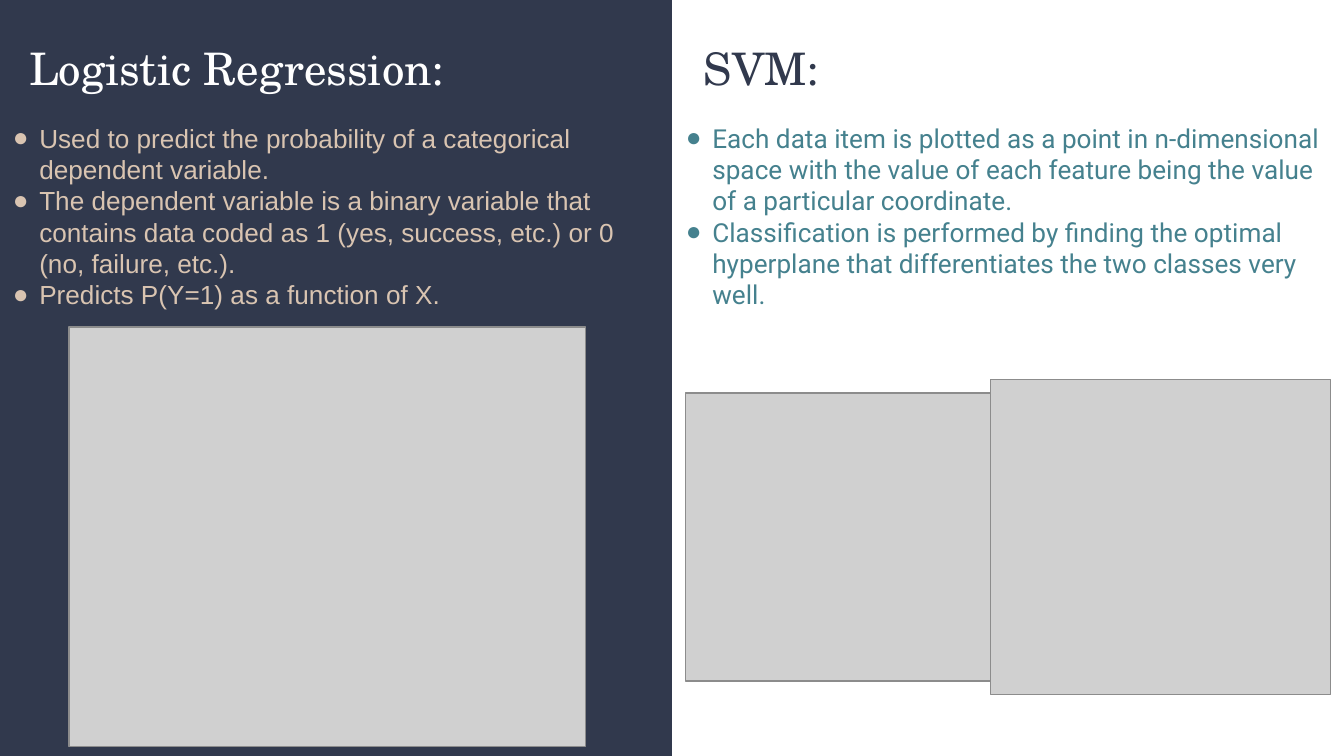
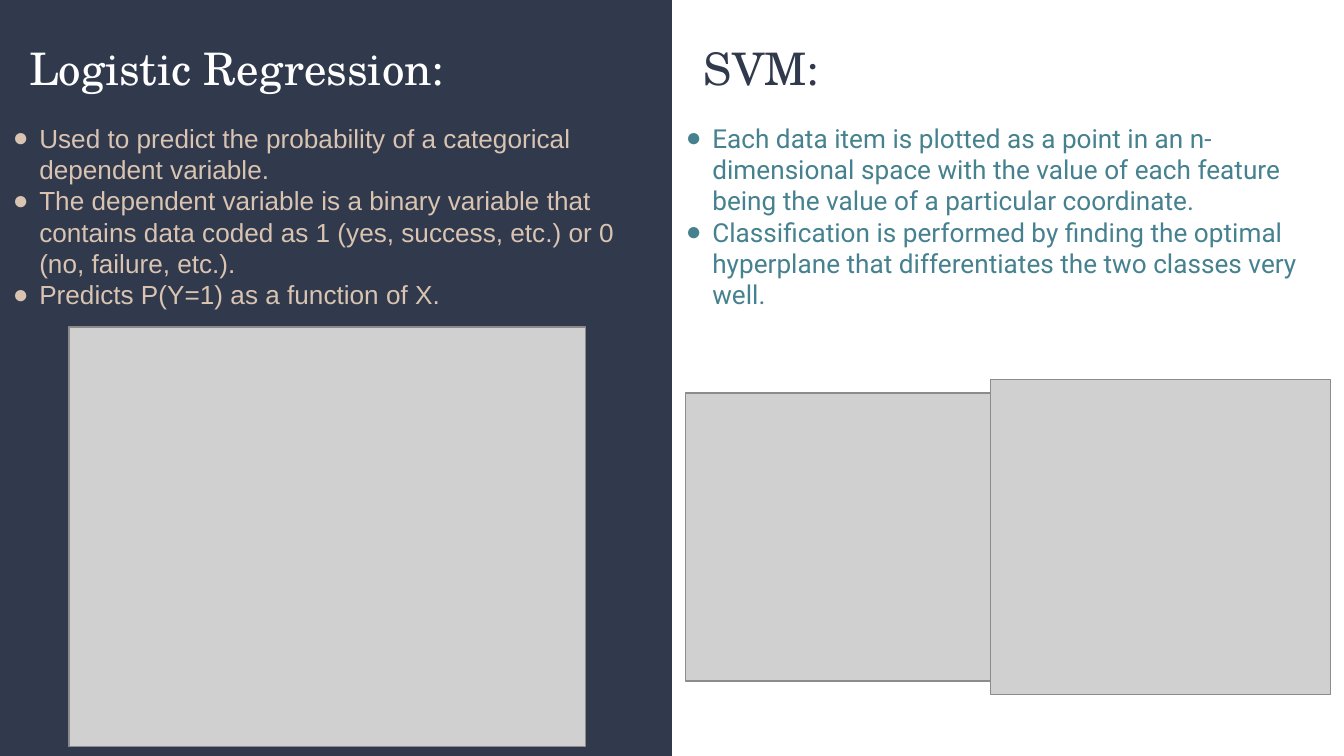
Before and after one commit to ZeroNP/TwitterBotClassifier, a slide deck: slide 12 of Miscellanous/STC_31241.pptx. Drawn at 1344x756 pixels with LibreOffice and Linux fonts; fonts in the diff are those of the drawing; grey boxes stand for pictures. Boxes give left, top, right and bottom in pixels: in the first picture for what was removed or moved away, otherwise in the second. Text is boxed around its words. In the diff, an @@ line names an element or a change of style, - is before the commit and + after.

```diff
--- a/Miscellanous/STC_31241.pptx
+++ b/Miscellanous/STC_31241.pptx
@@ subtitle at [712, 128, 1280, 216]: text changed @@
-● Each data item is plotted as a point in n-dimensional space with the value of each feature being the value of a particular coordinate.
+● Each data item is plotted as a point in an n-dimensional space with the value of each feature being the value of a particular coordinate.
```
Also in this commit, not shown: 5 other slides changed, 15 other files.
